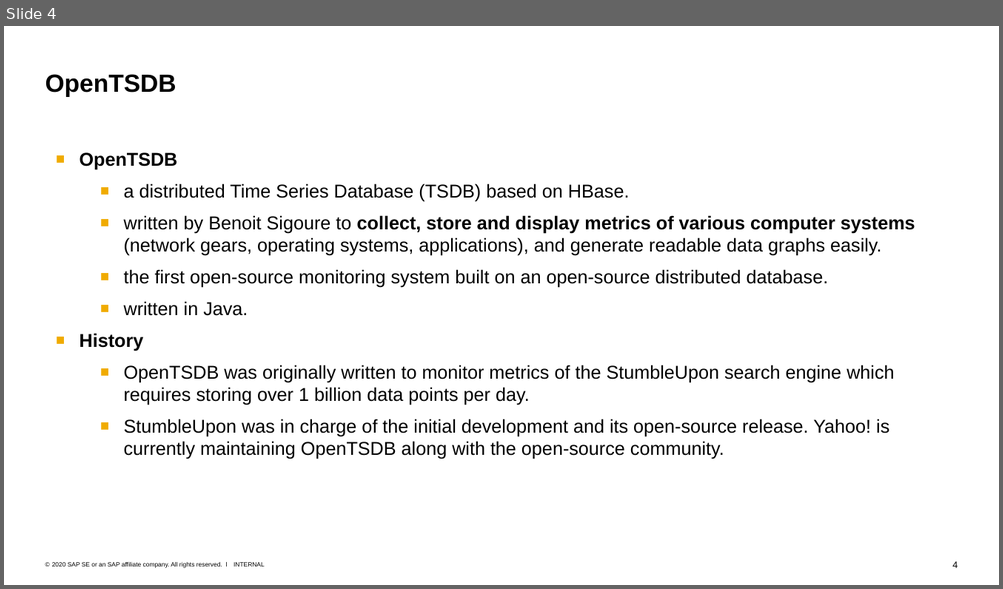
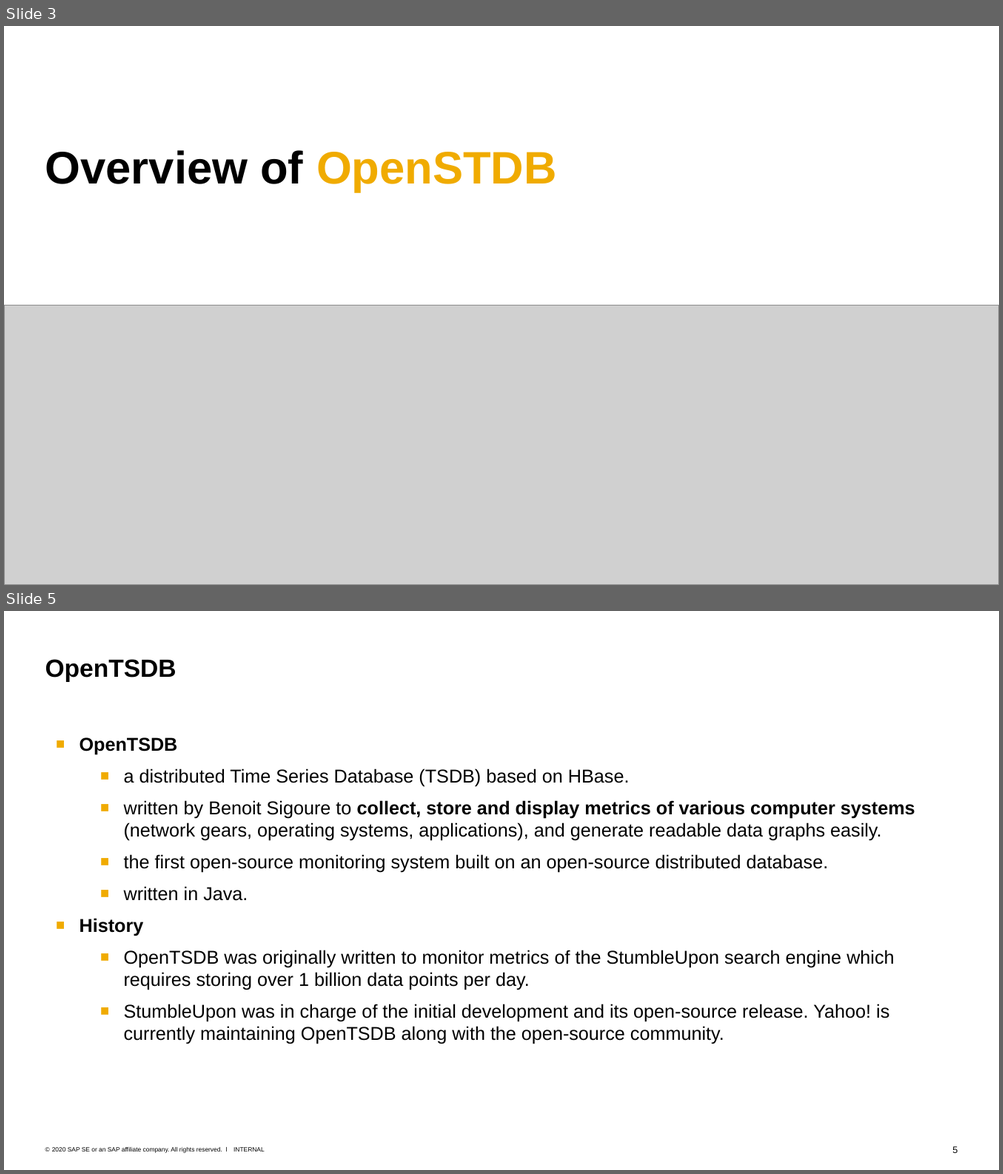
Before and after one commit to Voidkai/Survey_on_NoSQL, a slide deck: NoSQL/The_Survey_On_OpenTSDB.pptx. Shown one above the other, each under a label of ours: slide 4 before the commit, slides 3 and 5 after it; the slides between them are not shown. The pictures are 1003x589 and 1003x1174 pixels, drawn with LibreOffice and Linux fonts; fonts in the diff are those of the drawing; grey boxes stand for pictures. Boxes give left, top, right and bottom in pixels: in the first picture for what was removed or moved away, otherwise in the second. Text is boxed around its words. In the diff, an @@ line names an element or a change of style, - is before the commit and + after.

```diff
--- a/NoSQL/The_Survey_On_OpenTSDB.pptx
+++ b/NoSQL/The_Survey_On_OpenTSDB.pptx
@@ slide 3 added at (x1=4, y1=26, x2=999, y2=585), background #FFFFFF @@
@@ title added at (x1=45, y1=150, x2=557, y2=192), 44 pt, text #000000, bold @@
+Overview of OpenSTDB
@@ picture added at (x1=4, y1=306, x2=999, y2=585) @@
@@ what was slide 4 is now slide 5 @@
@@ page number at (x1=952, y1=1147, x2=957, y2=1153): text changed @@
-4
+5
```
Also in this commit, not shown: 3 slides changed, 4 other slides added, 1 slide removed.
